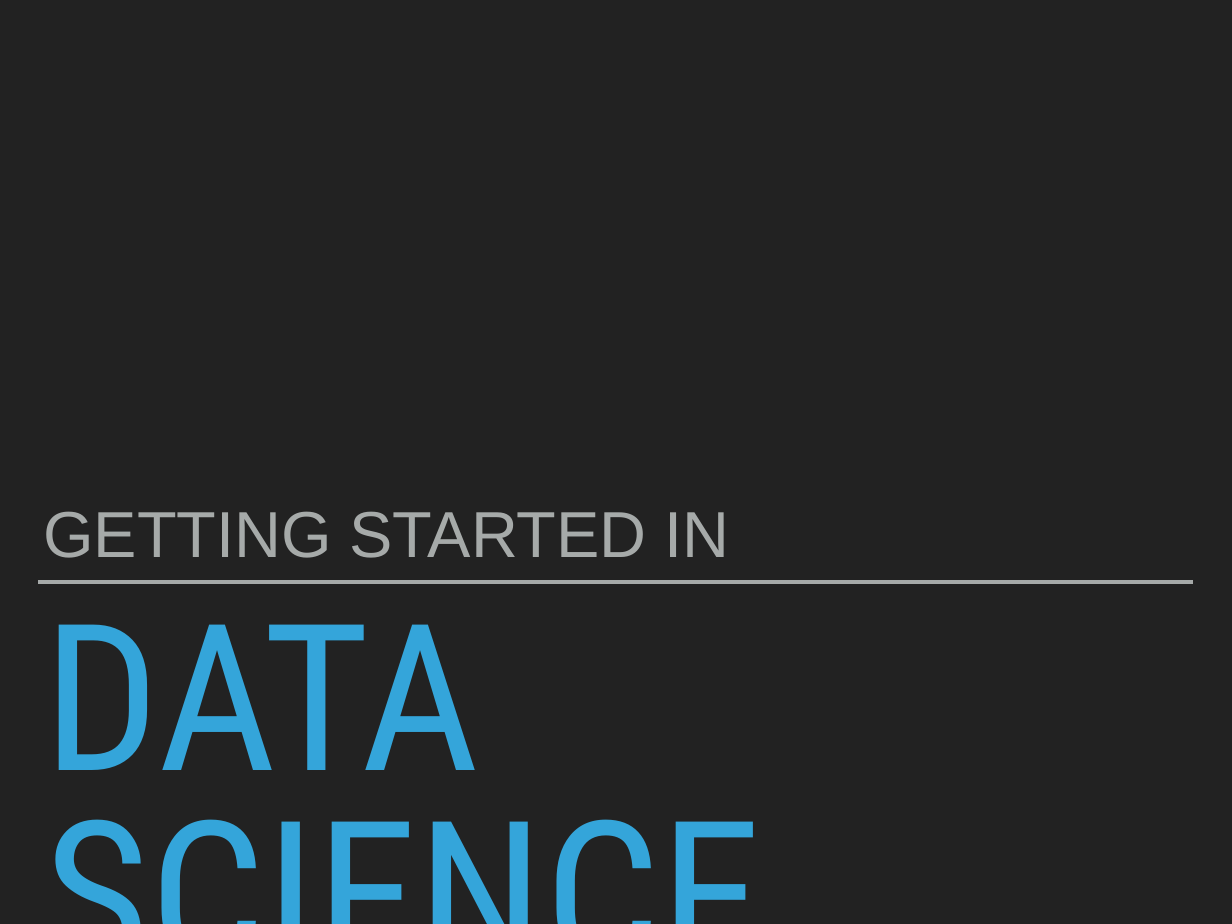
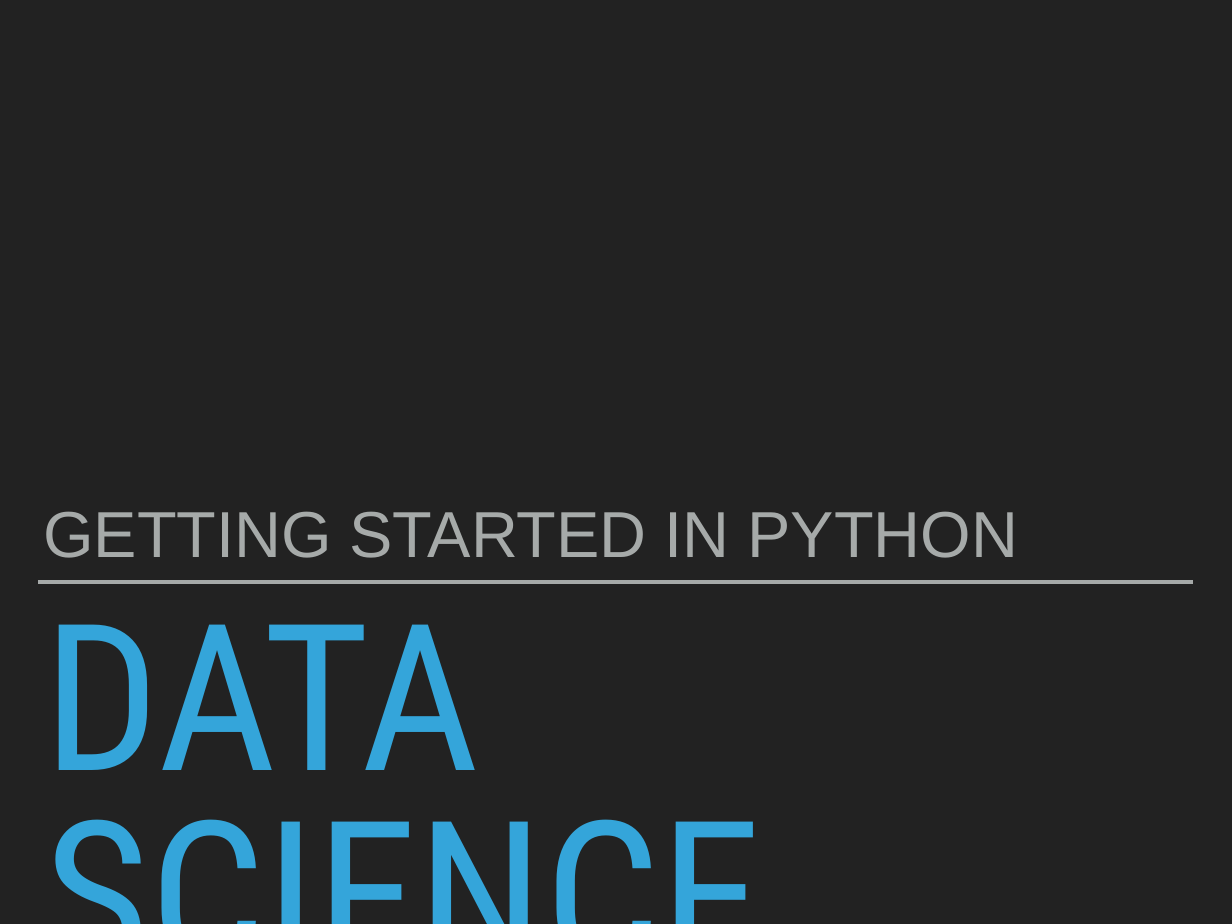
Before and after one commit to robcarrington/data-science-seminar, a slide deck: slide 1 of Seminar.pptx. Drawn at 1232x924 pixels with LibreOffice and Linux fonts; fonts in the diff are those of the drawing. Boxes give left, top, right and bottom in pixels: in the first picture for what was removed or moved away, otherwise in the second. Text is boxed around its words. In the diff, an @@ line names an element or a change of style, - is before the commit and + after.

```diff
--- a/Seminar.pptx
+++ b/Seminar.pptx
@@ subtitle at box(43, 511, 1018, 558): text changed @@
-GETTING STARTED IN
+GETTING STARTED IN PYTHON
```
Also in this commit, not shown: 2 other slides changed, 5 slides added, 1 slide removed, 4 other files.
